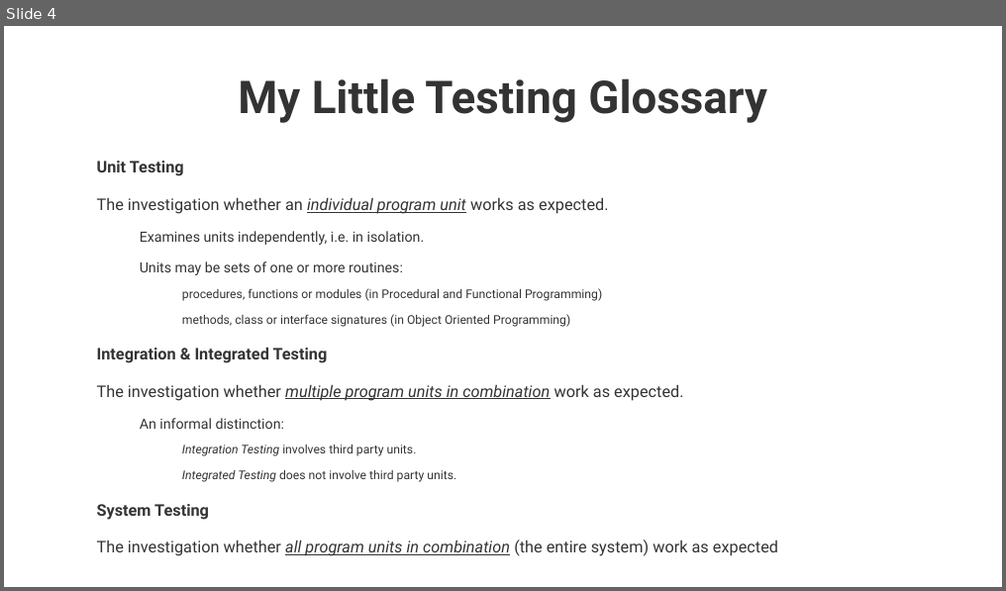
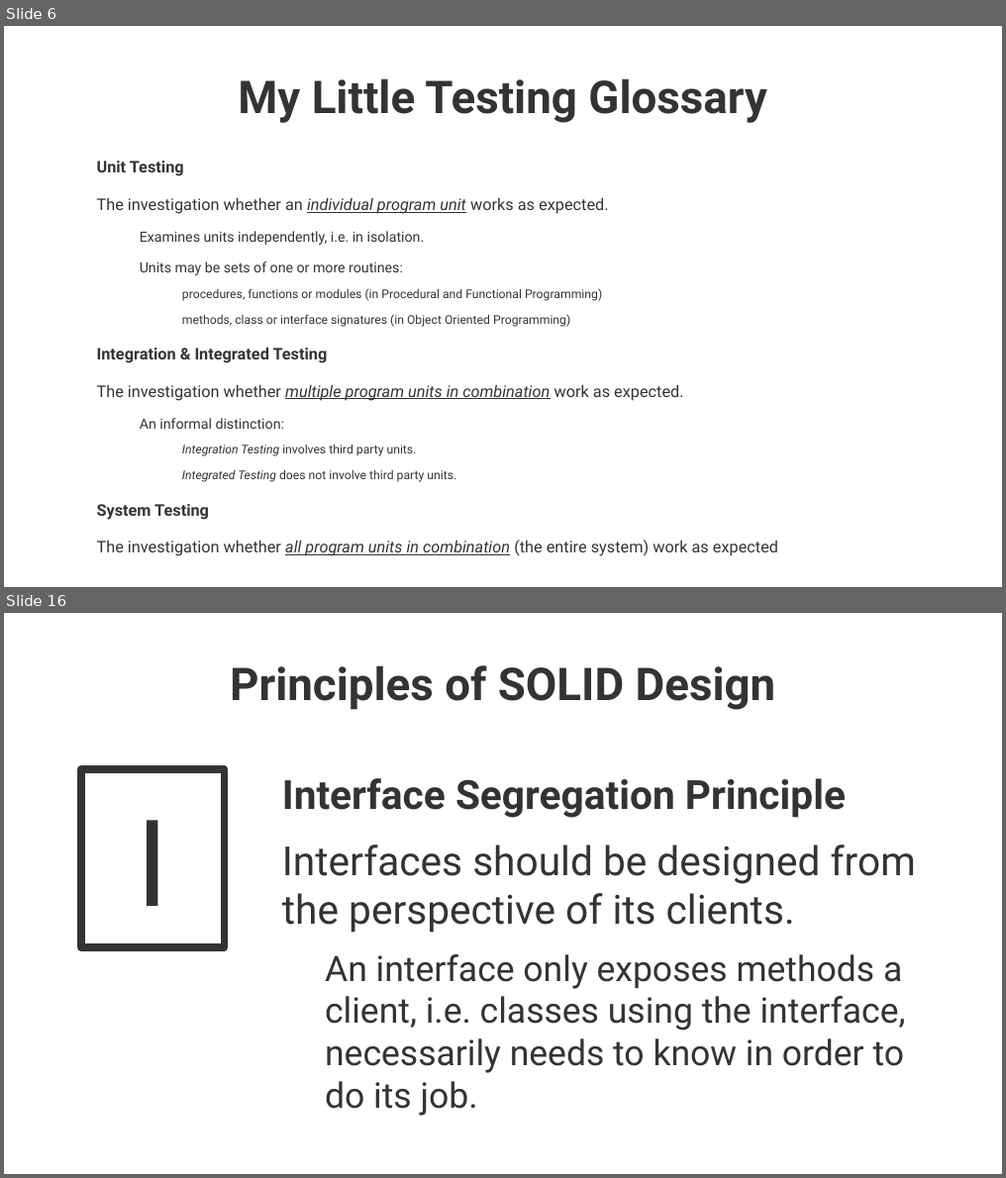
Before and after one commit to maxmeffert/SystemTesting, a slide deck: Presentation/Presentation.odp. Shown one above the other, each under a label of ours: slide 4 before the commit, slides 6 and 16 after it; the slides between them are not shown. The pictures are 1006x591 and 1006x1178 pixels, drawn with LibreOffice and Linux fonts; fonts in the diff are those of the drawing; background and template pictures are left out. Boxes give left, top, right and bottom in pixels: in the first picture for what was removed or moved away, otherwise in the second. Text is boxed around its words. In the diff, an @@ line names an element or a change of style, - is before the commit and + after.

```diff
--- a/Presentation/Presentation.odp
+++ b/Presentation/Presentation.odp
@@ slide 16 added at <box>4,613,1002,1174</box>, background picture (left out) @@
@@ title added at <box>230,665,776,710</box>, 36 pt, text #333333, bold @@
+Principles of SOLID Design
@@ rectangle added at <box>81,769,224,948</box>, outline #333333 6.01 pt, 96 pt, text #333333 @@
+I
@@ text added at <box>282,778,916,1116</box>, 28 pt, text #333333 @@
+Interface Segregation Principle
+Interfaces should be designed from the perspective of its clients.
+  An interface only exposes methods a client, i.e. classes using the interface, necessarily needs to know in order to do its job.
@@ what was slide 4 is now slide 6 @@
```
Also in this commit, not shown: 5 slides changed, 9 other slides added, 3 slides removed, 1 other file.
